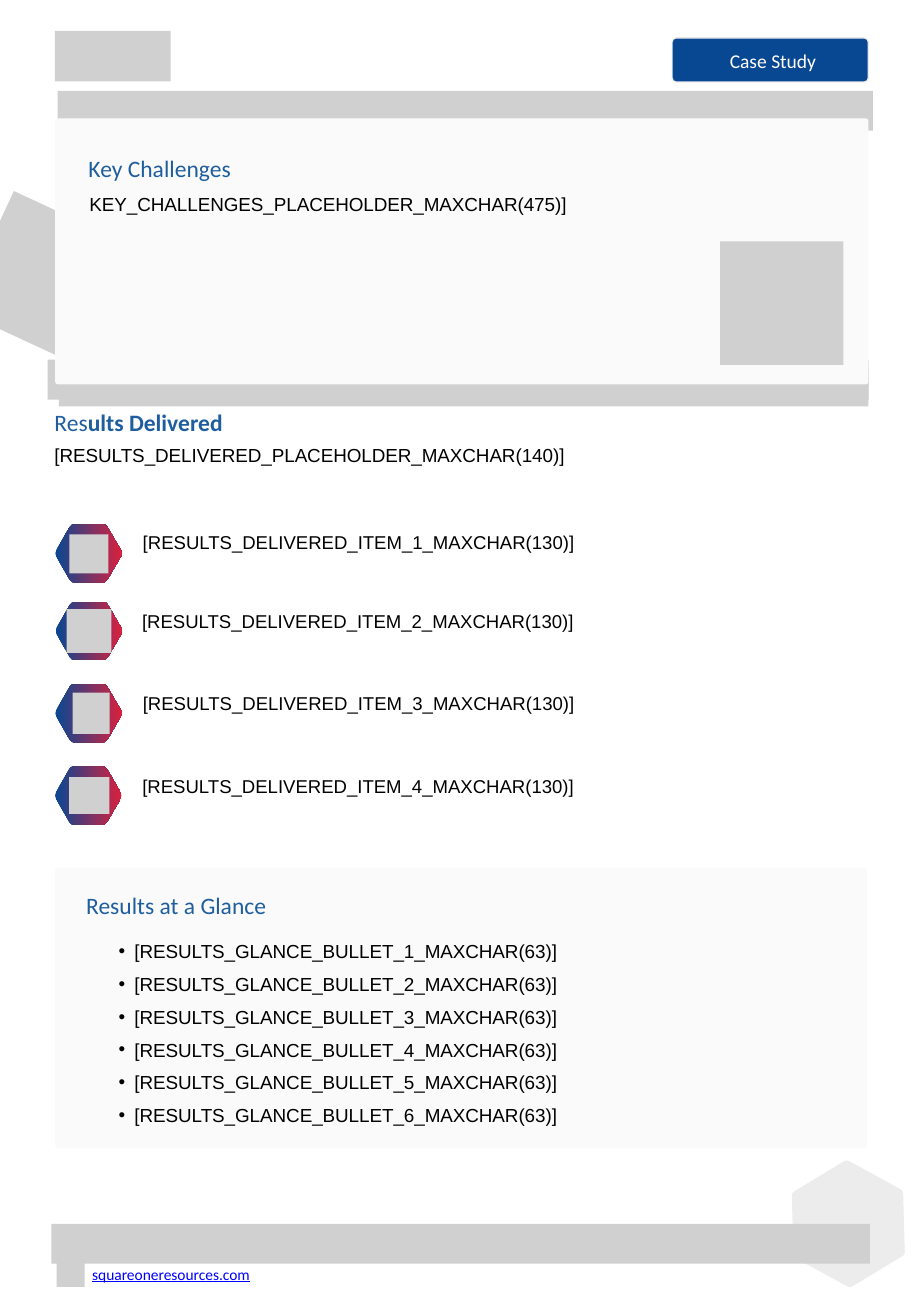
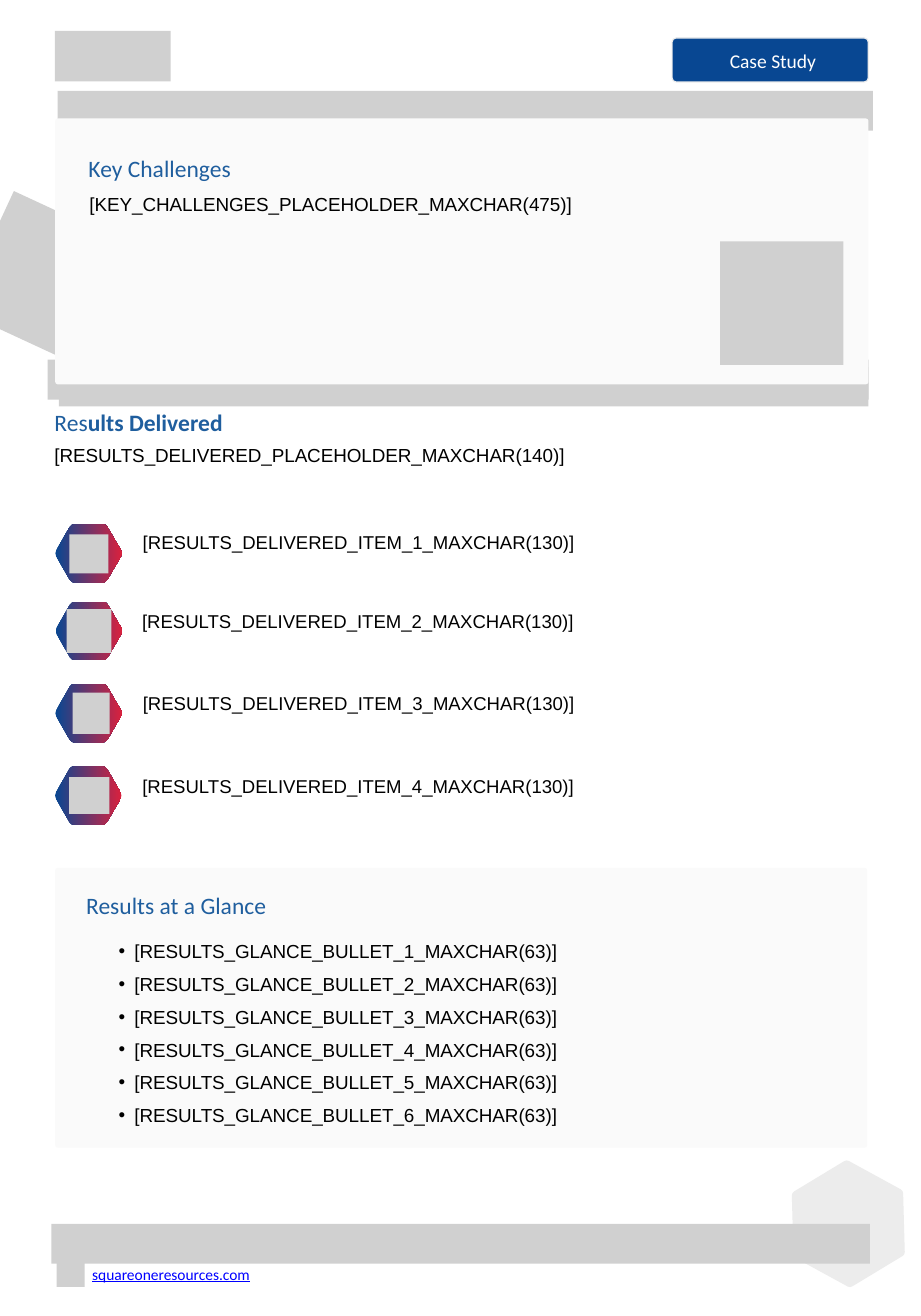
Before and after one commit to seriqs/templates, a slide deck: slide 2 of Case_Study_Template_Standard.pptx. Drawn at 921x1316 pixels with LibreOffice and Linux fonts; fonts in the diff are those of the drawing; grey boxes stand for pictures; background and template pictures are left out. Boxes give left, top, right and bottom in pixels: in the first picture for what was removed or moved away, otherwise in the second. Text is boxed around its words. In the diff, an @@ line names an element or a change of style, - is before the commit and + after.

```diff
--- a/Case_Study_Template_Standard.pptx
+++ b/Case_Study_Template_Standard.pptx
@@ text at (x1=89, y1=197, x2=571, y2=215): text changed @@
-KEY_CHALLENGES_PLACEHOLDER_MAXCHAR(475)]
+[KEY_CHALLENGES_PLACEHOLDER_MAXCHAR(475)]
```
Also in this commit, not shown: 1 other file.
